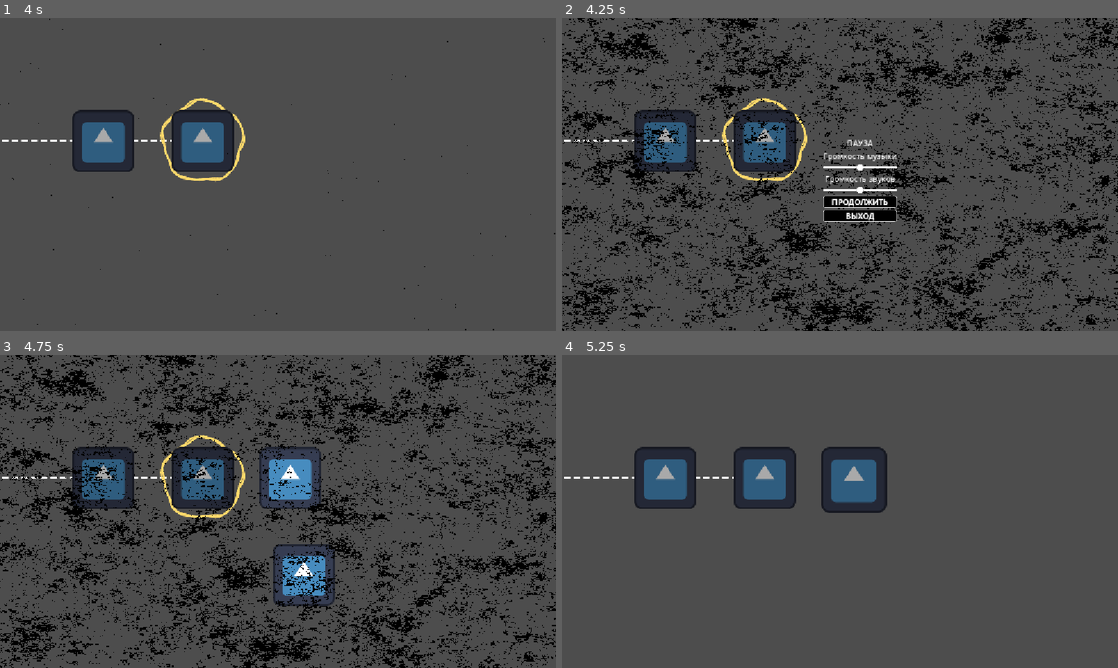
Above: before the commit, frames 1-4 (two rows, left to right).
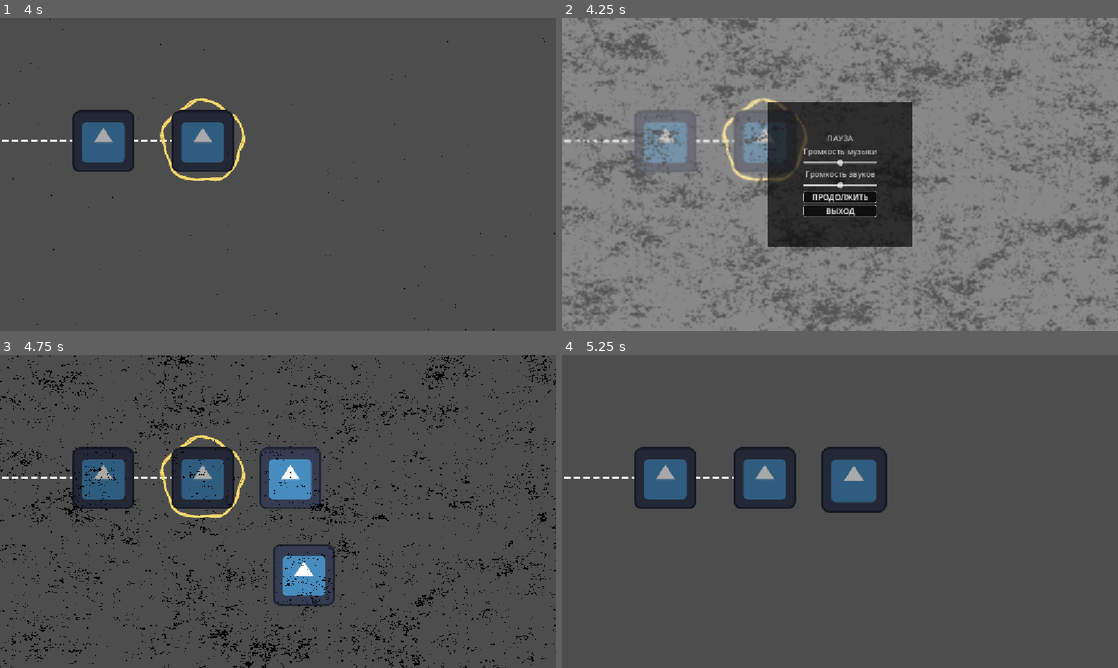
Above: after the commit, the same moments.

Repository: danilbo/remember-you-are-loved-game
Game: Godot game, scene res://game/main/main.tscn
The game is run twice, just before and just after one commit, with the same random seed, the same clock (stepped at 60 frames per second) and the same inputs. The engine's default icon, where the game draws it, is replaced by a stand-in: a white triangle on a blue panel in a dark square.
Inputs (mouse positions are in pixels of both pictures, inside the frame that each line leads up to):
- Up to frame 1 (4 s): tap Enter at 0.5, 3.5 s; move the mouse to (105, 140) at 0.52 s; click (105, 140) at 0.67 s; tap Space at 1.25 s; move the mouse to (166, 190) at 1.27 s; click (166, 190) at 1.42 s; move the mouse to (333, 105) at 2.02 s; click (333, 105) at 2.17 s; move the mouse to (200, 140) at 2.77 s; click (200, 140) at 2.92 s; move the mouse to (444, 221) at 3.52 s; click (444, 221) at 3.67 s
- Up to frame 2 (4.25 s): tap Escape (ui_cancel) at 4.15 s
- Up to frame 3 (4.75 s): click "ПРОДОЛЖИТЬ" at 4.25 s
- Up to frame 4 (5.25 s): move the mouse to (851, 477) at 5.02 s; click (851, 477) at 5.17 s

Frame 1 is identical in both runs. In frame 2, 99% of the frame differs, in the area x 0-100%, y 0-100%; in frame 3, 14%; in frame 4, nothing differs.

Commit message:
Added animations, fixed menu background

Diff:
--- a/game/global/global_variables.gd
+++ b/game/global/global_variables.gd
@@ -21,8 +21,15 @@
 		var menu_scene = preload("res://game/ui/pause_menu/pause_menu.tscn")
 		pause_menu = menu_scene.instantiate()
 		get_tree().root.add_child(pause_menu)
-	pause_menu.visible = !pause_menu.visible
+
 	if pause_menu.visible:
+		# Меню уже видно — запускаем анимацию скрытия
+		pause_menu.play_transition(false)
+		# пауза снимется в _finish_hide() по окончании анимации
+	else:
+		# Ставим паузу сразу, меню начинает появляться
+		get_tree().paused = true
+		on_pause = true
+		pause_menu.visible = true
 		pause_menu.sync_sliders()
-	on_pause = pause_menu.visible
-	get_tree().paused = on_pause
+		pause_menu.play_transition(true)
--- a/game/ui/pause_menu/pause_menu.gd
+++ b/game/ui/pause_menu/pause_menu.gd
@@ -3,6 +3,11 @@
 @onready var sfx_slider = $CenterContainer/MenuPanel/VBoxContainer/HSliderSFX
 @onready var continue_btn = $CenterContainer/MenuPanel/VBoxContainer/ButtonContinue
 @onready var exit_btn = $CenterContainer/MenuPanel/VBoxContainer/ButtonExit
+@onready var menu_panel = $CenterContainer/MenuPanel
+@onready var dim_bg = $DimBackground
+@onready var blur_bg = $BlurBackground
+
+var tween: Tween
 
 func _ready():
 	visible = false
@@ -50,7 +55,15 @@
 	music_slider.value_changed.connect(_on_music_changed)
 	sfx_slider.value_changed.connect(_on_sfx_changed)
 
+	# Начальное состояние фонов и панели для анимации появления
+	menu_panel.scale = Vector2(0.0, 1.0)
+	menu_panel.modulate.a = 0.0
 
+	dim_bg.color.a = 0.0
+	blur_bg.material.set("shader_parameter/blur_amount", 0.0)
+
+	dim_bg.mouse_filter = Control.MOUSE_FILTER_IGNORE
+	blur_bg.mouse_filter = Control.MOUSE_FILTER_IGNORE
 
 func _input(event):
 	if visible and event.is_action_pressed("ui_cancel"):
@@ -93,3 +106,28 @@
 		return
 	music_slider.set_value_no_signal(GlobalVariables.music_volume)
 	sfx_slider.set_value_no_signal(GlobalVariables.sfx_volume)
+
+func play_transition(show_menu: bool):
+	if tween and tween.is_running():
+		tween.kill()
+
+	tween = create_tween().set_parallel(true)
+	tween.set_ease(Tween.EASE_OUT).set_trans(Tween.TRANS_QUART)
+
+	if show_menu:
+		tween.tween_property(menu_panel, "scale:x", 1.0, 0.35)
+		tween.tween_property(menu_panel, "modulate:a", 1.0, 0.35)
+		tween.tween_property(dim_bg, "color:a", 0.5, 0.35)
+		tween.tween_property(blur_bg.material, "shader_parameter/blur_amount", 1.0, 0.35)
+	else:
+		tween.tween_property(menu_panel, "scale:x", 0.0, 0.25)
+		tween.tween_property(menu_panel, "modulate:a", 0.0, 0.25)
+		tween.tween_property(dim_bg, "color:a", 0.0, 0.25)
+		tween.tween_property(blur_bg.material, "shader_parameter/blur_amount", 0.0, 0.25)
+		tween.chain().tween_callback(_finish_hide)
+
+
+func _finish_hide():
+	visible = false
+	GlobalVariables.on_pause = false
+	get_tree().paused = false
--- a/game/ui/pause_menu/pause_menu.tscn
+++ b/game/ui/pause_menu/pause_menu.tscn
@@ -1,6 +1,11 @@
 [gd_scene format=3 uid="uid://c878at4lkdyk"]
 
 [ext_resource type="Script" uid="uid://mqr32e41fhim" path="res://game/ui/pause_menu/pause_menu.gd" id="1_8byh7"]
+[ext_resource type="Shader" uid="uid://dpxp1hxg2lts7" path="res://game/ui/pause_menu/pause_menu_blur.gdshader" id="2_nquck"]
+
+[sub_resource type="ShaderMaterial" id="ShaderMaterial_8byh7"]
+shader = ExtResource("2_nquck")
+shader_parameter/blur_amount = 0.0
 
 [sub_resource type="StyleBoxFlat" id="StyleBoxFlat_8byh7"]
 bg_color = Color(0, 0, 0, 1)
@@ -8,6 +13,21 @@
 [node name="PauseMenu" type="CanvasLayer" unique_id=403015455]
 process_mode = 3
 script = ExtResource("1_8byh7")
+
+[node name="DimBackground" type="ColorRect" parent="." unique_id=1708653391]
+anchors_preset = 15
+anchor_right = 1.0
+anchor_bottom = 1.0
+grow_horizontal = 2
+grow_vertical = 2
+
+[node name="BlurBackground" type="ColorRect" parent="." unique_id=829513353]
+material = SubResource("ShaderMaterial_8byh7")
+anchors_preset = 15
+anchor_right = 1.0
+anchor_bottom = 1.0
+grow_horizontal = 2
+grow_vertical = 2
 
 [node name="CenterContainer" type="CenterContainer" parent="." unique_id=1110945264]
 anchors_preset = 15
@@ -22,12 +42,23 @@
 layout_mode = 2
 theme_override_styles/panel = SubResource("StyleBoxFlat_8byh7")
 
+[node name="PanelBackground" type="ColorRect" parent="CenterContainer/MenuPanel" unique_id=1552893879]
+custom_minimum_size = Vector2(300, 300)
+layout_mode = 1
+anchors_preset = 15
+anchor_right = 1.0
+anchor_bottom = 1.0
+grow_horizontal = 2
+grow_vertical = 2
+color = Color(0, 0, 0, 1)
+
 [node name="VBoxContainer" type="VBoxContainer" parent="CenterContainer/MenuPanel" unique_id=1053862276]
-layout_mode = 0
-offset_left = -35.0
-offset_top = -83.0
-offset_right = 118.0
-offset_bottom = 104.0
+layout_mode = 1
+anchors_preset = 15
+anchor_right = 1.0
+anchor_bottom = 1.0
+grow_horizontal = 2
+grow_vertical = 2
 alignment = 1
 
 [node name="Label" type="Label" parent="CenterContainer/MenuPanel/VBoxContainer" unique_id=1669433013]
--- /dev/null
+++ b/game/ui/pause_menu/pause_menu_blur.gdshader
@@ -0,0 +1,16 @@
+shader_type canvas_item;
+
+uniform float blur_amount : hint_range(0.0, 2.0) = 0.0;
+uniform sampler2D SCREEN_TEXTURE : hint_screen_texture, filter_linear_mipmap;
+
+void fragment() {
+    vec4 col = vec4(0.0);
+    float total = 0.0;
+    for (float x = -blur_amount; x <= blur_amount; x += 1.0) {
+        for (float y = -blur_amount; y <= blur_amount; y += 1.0) {
+            col += texture(SCREEN_TEXTURE, SCREEN_UV + vec2(x, y) * SCREEN_PIXEL_SIZE);
+            total += 1.0;
+        }
+    }
+    COLOR = col / total;
+}
Not shown, added: game/ui/pause_menu/pause_menu_blur.gdshader.uid
